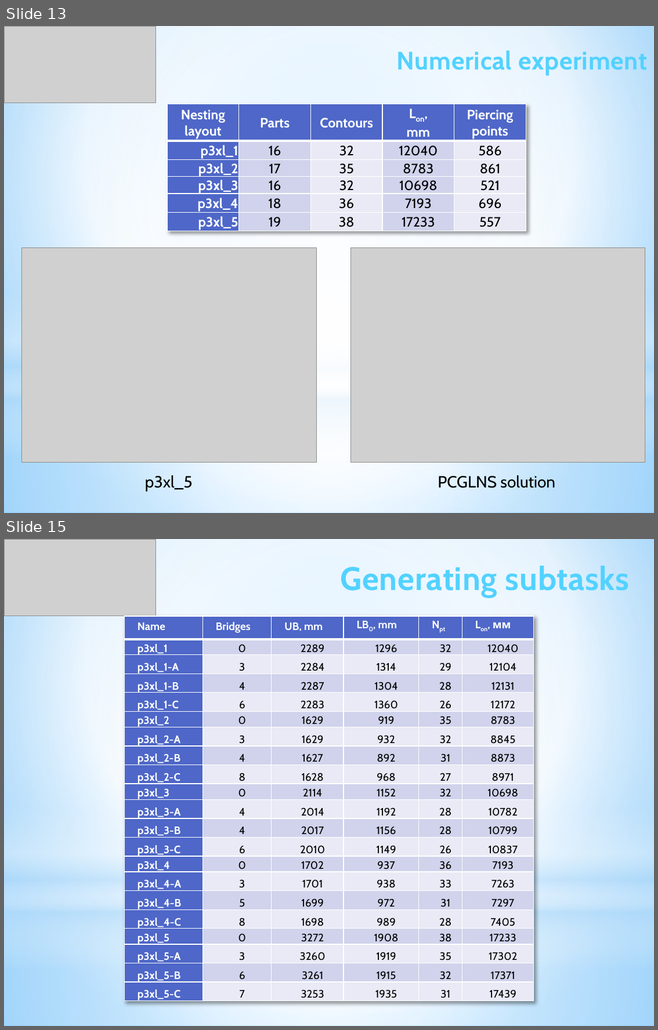
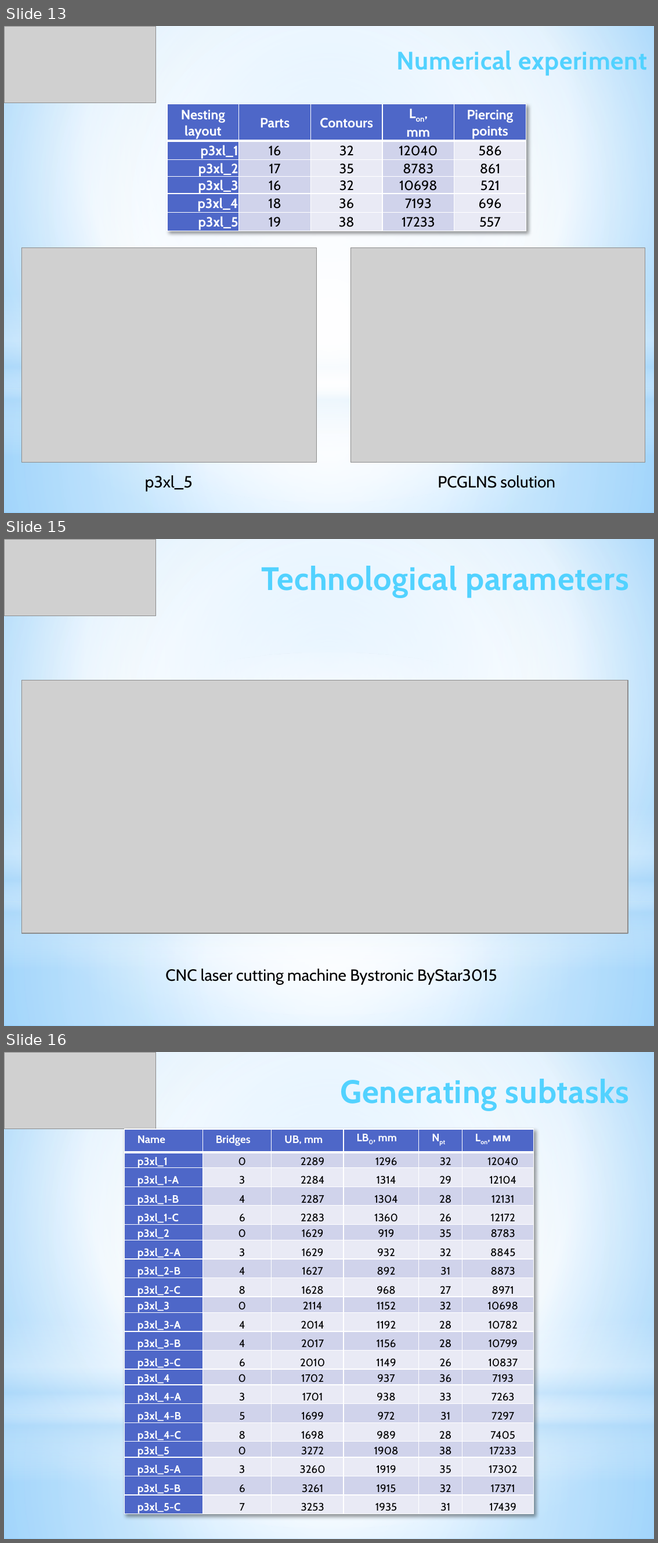
Before and after one commit to ukoloff/LaTeX, a slide deck: 2024/iGSCCP.pptx. Shown one above the other, each under a label of ours: slides 13 and 15 before the commit, slides 13, 15 and 16 after it; the slides between them are not shown. The pictures are 658x1030 and 658x1543 pixels, drawn with LibreOffice and Linux fonts; fonts in the diff are those of the drawing; grey boxes stand for pictures. Boxes give left, top, right and bottom in pixels: in the first picture for what was removed or moved away, otherwise in the second. Text is boxed around its words. In the diff, an @@ line names an element or a change of style, - is before the commit and + after.

Commit message:
Add ByStar 3015 image

```diff
--- a/2024/iGSCCP.pptx
+++ b/2024/iGSCCP.pptx
@@ slide 15 added at (4, 539, 654, 1026), background gradient #9ED5FF to #FFFFFF to #5BB9FF; not listed: 4 template elements that a slide beside it also shows @@
@@ picture added at (4, 539, 155, 616) @@
@@ text added at (261, 566, 629, 597), 36 pt, text gradient #52D2FF to #20A0CE, bold @@
+Technological parameters
@@ picture added at (22, 681, 628, 934) @@
@@ text added at (165, 969, 497, 984), 18 pt, text #000000 @@
+CNC laser cutting machine Bystronic ByStar3015
@@ what was slide 15 is now slide 16 @@
```
Also in this commit, not shown: 3 slides changed.
